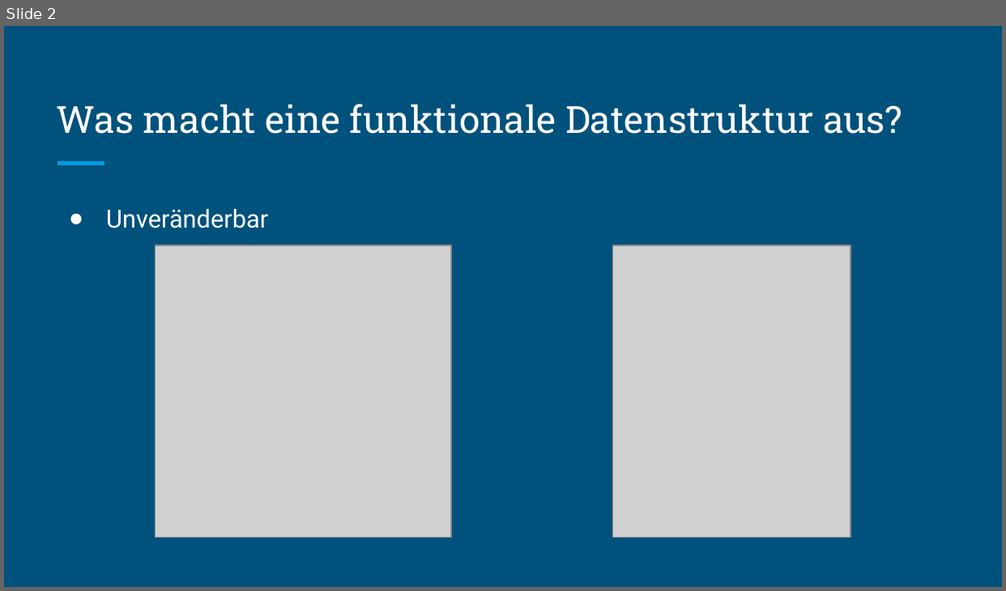
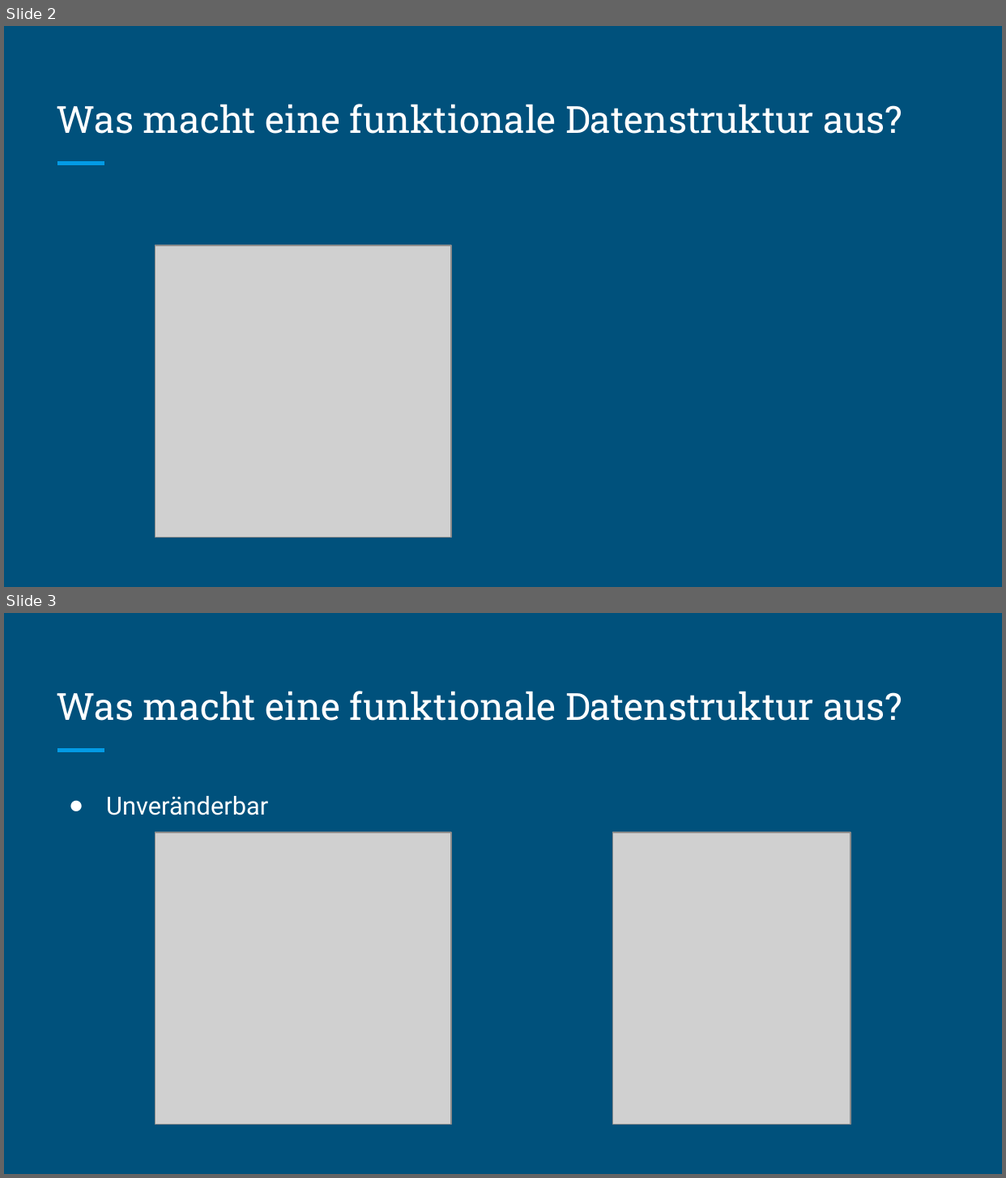
Before and after one commit to MatthReich/FingerTrees, a slide deck: documents/FingerTrees.pptx. Shown one above the other, each under a label of ours: slide 2 before the commit, slides 2 and 3 after it. The pictures are 1006x591 and 1006x1178 pixels, drawn with LibreOffice and Linux fonts; fonts in the diff are those of the drawing; grey boxes stand for pictures. Boxes give left, top, right and bottom in pixels: in the first picture for what was removed or moved away, otherwise in the second. Text is boxed around its words. In the diff, an @@ line names an element or a change of style, - is before the commit and + after.

```diff
--- a/documents/FingerTrees.pptx
+++ b/documents/FingerTrees.pptx
@@ slide 2 added at [4,26,1002,587], background #00517C; not listed: 1 template element that a slide beside it also shows @@
@@ title added at [57,104,902,134], 27 pt, text #FFFFFF @@
+Was macht eine funktionale Datenstruktur aus?
@@ picture added at [155,246,452,537] @@
@@ what was slide 2 is now slide 3 @@
```
Also in this commit, not shown: 1 slide changed.
